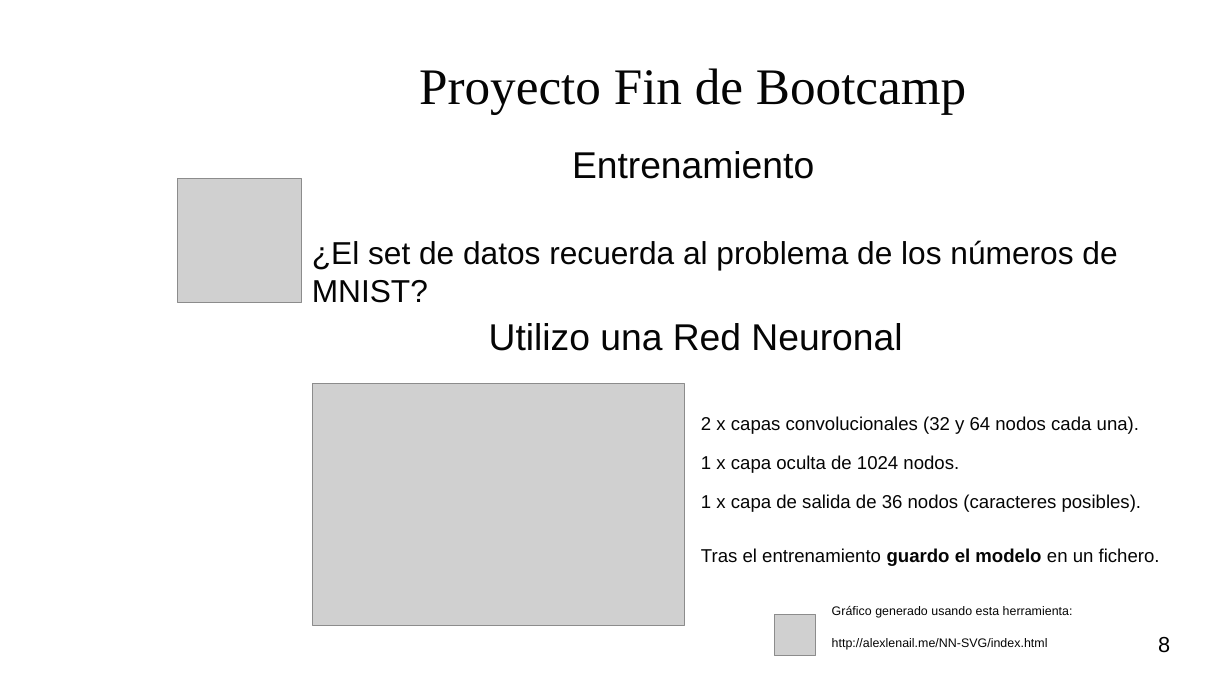
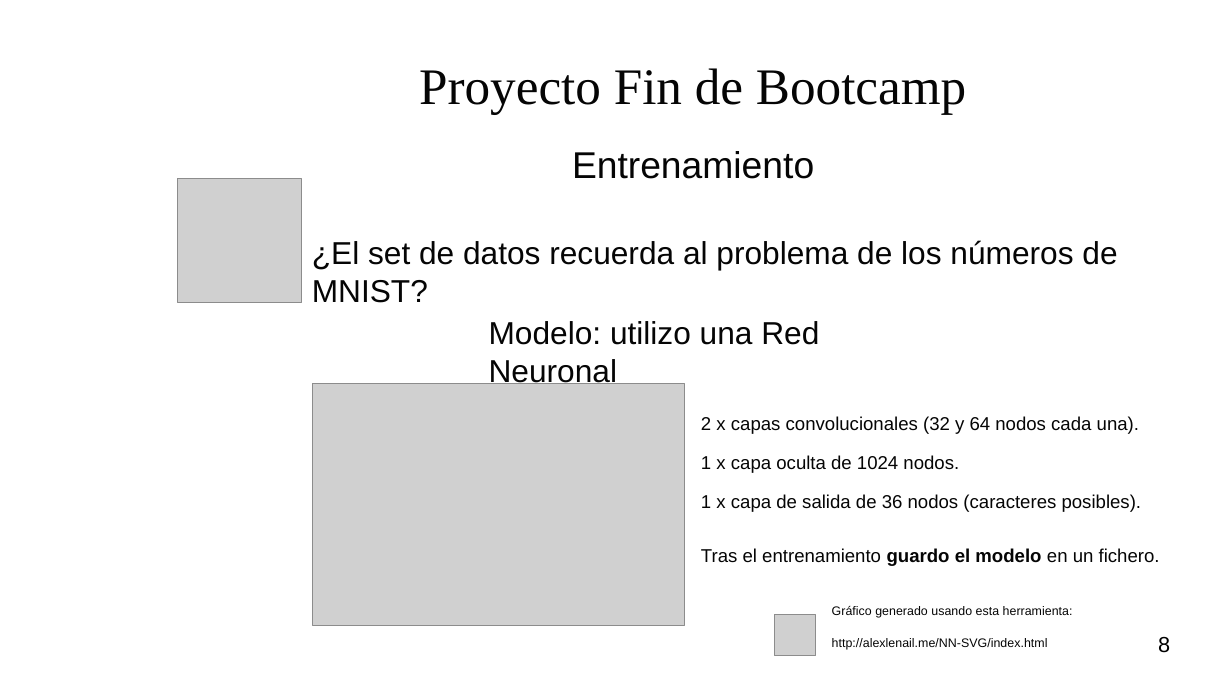
Before and after one commit to rfminguez/w8-proyecto_final-rompe_captcha, a slide deck: slide 8 of Presentacion/presentacion.odp. Drawn at 1232x693 pixels with LibreOffice and Linux fonts; fonts in the diff are those of the drawing; grey boxes stand for pictures; background and template pictures are left out. Boxes give left, top, right and bottom in pixels: in the first picture for what was removed or moved away, otherwise in the second. Text is boxed around its words. In the diff, an @@ line names an element or a change of style, - is before the commit and + after.

```diff
--- a/Presentacion/presentacion.odp
+++ b/Presentacion/presentacion.odp
@@ text at box(489, 321, 819, 388): text changed; size 24 to 20.4 pt @@
-Utilizo una Red Neuronal
+Modelo: utilizo una Red Neuronal
```
Also in this commit, not shown: 1 other slide changed.
